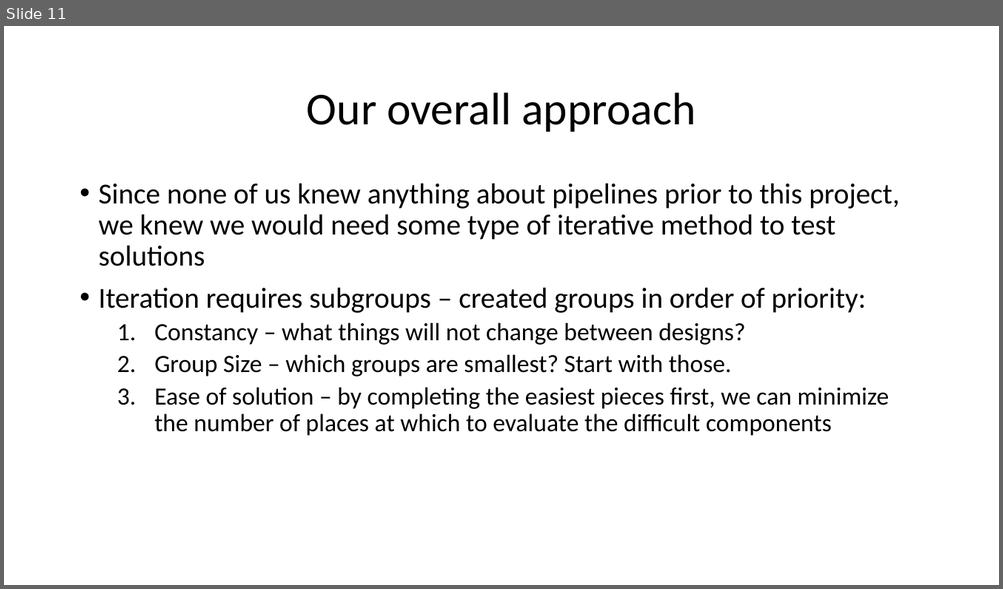
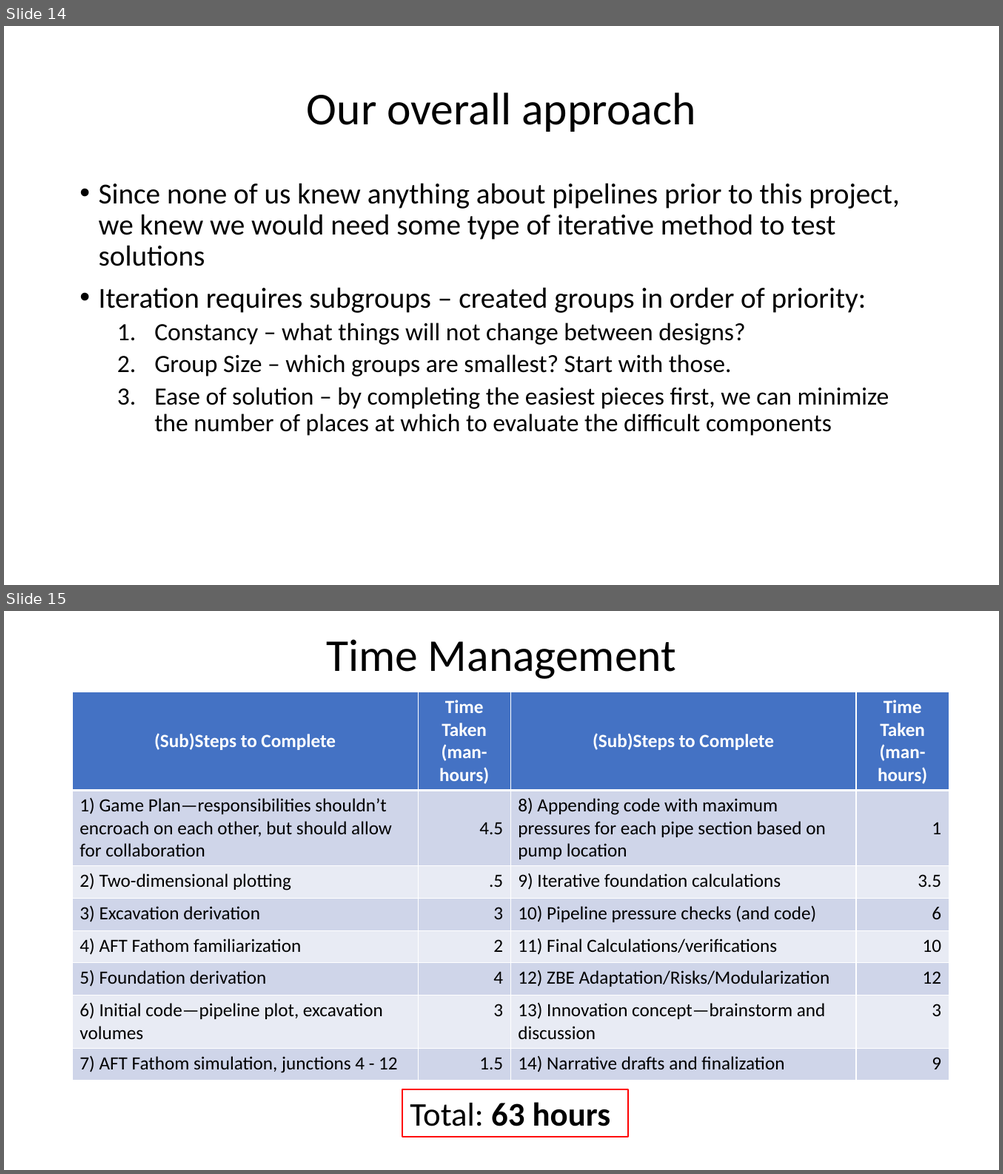
Before and after one commit to jamar1391/hello-world, a slide deck: dev/fluor/The AquaDucks/The AquaDucks Presentation.pptx. Shown one above the other, each under a label of ours: slide 11 before the commit, slides 14 and 15 after it. The pictures are 1003x589 and 1003x1174 pixels, drawn with LibreOffice and Linux fonts; fonts in the diff are those of the drawing. Boxes give left, top, right and bottom in pixels: in the first picture for what was removed or moved away, otherwise in the second. Text is boxed around its words. In the diff, an @@ line names an element or a change of style, - is before the commit and + after.

```diff
--- a/dev/fluor/The AquaDucks/The AquaDucks Presentation.pptx
+++ b/dev/fluor/The AquaDucks/The AquaDucks Presentation.pptx
@@ slide 15 added at [4, 611, 999, 1170], background #FFFFFF @@
@@ title added at [326, 639, 676, 679], 44 pt, text #000000 @@
+Time Management
@@ table added at [73, 692, 511, 1077], 8 rows, 2 columns @@
+(Sub)Steps to Complete | Time Taken (man-hours)
+1) Game Plan—responsibilities shouldn’t encroach on each other, but should allow for collaboration | 4.5
+2) Two-dimensional plotting | .5
+3) Excavation derivation | 3
+4) AFT Fathom familiarization | 2
+5) Foundation derivation | 4
+6) Initial code—pipeline plot, excavation volumes | 3
+7) AFT Fathom simulation, junctions 4 - 12 | 1.5
@@ table added at [511, 692, 948, 1077], 8 rows, 2 columns @@
+(Sub)Steps to Complete | Time Taken (man-hours)
+8) Appending code with maximum pressures for each pipe section based on pump location | 1
+9) Iterative foundation calculations | 3.5
+10) Pipeline pressure checks (and code) | 6
+11) Final Calculations/verifications | 10
+12) ZBE Adaptation/Risks/Modularization | 12
+13) Innovation concept—brainstorm and discussion | 3
+14) Narrative drafts and finalization | 9
@@ rectangle added at [402, 1090, 628, 1138], outline #FF0000 1.5 pt, 32 pt, text #000000, bold @@
+Total: 63 hours
@@ what was slide 11 is now slide 14 @@
```
Also in this commit, not shown: 5 slides changed, 10 other slides added, 3 slides removed, 7 other files.
